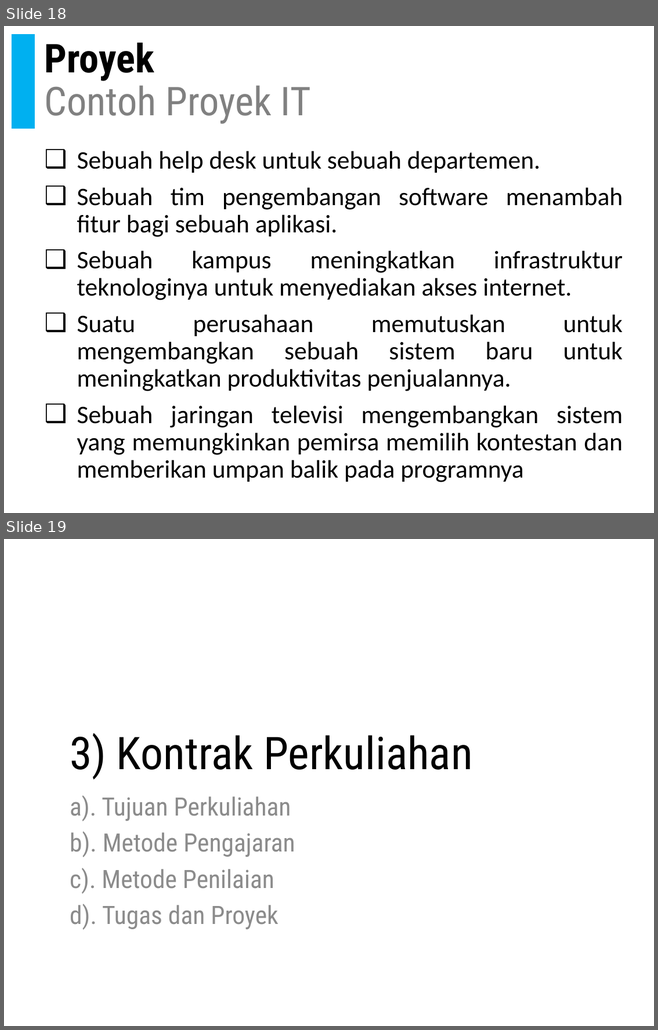
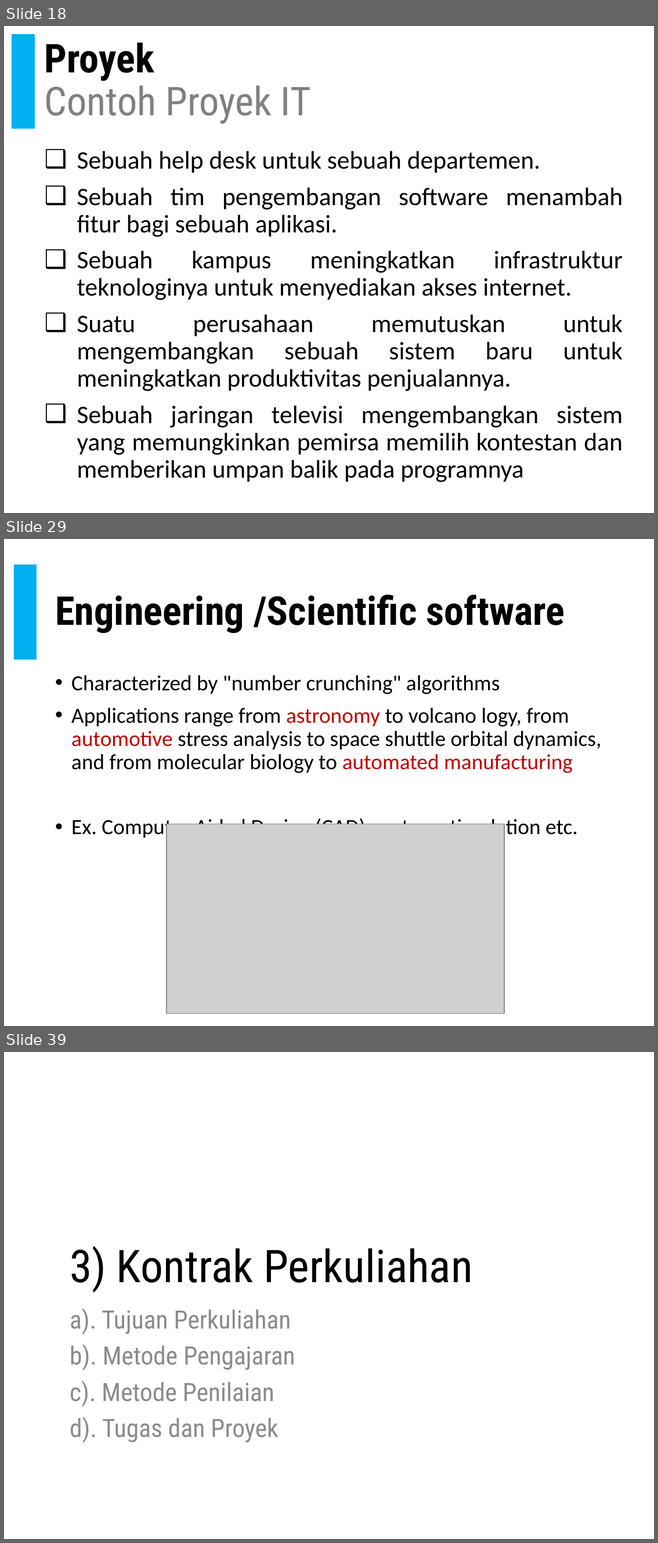
Before and after one commit to doniaft/Proyek-Perangkat-Lunak, a slide deck: 1. Bahan Ajar/01. PPL - Pendahuluan.pptx. Shown one above the other, each under a label of ours: slides 18 and 19 before the commit, slides 18, 29 and 39 after it; the slides between them are not shown. The pictures are 658x1030 and 658x1543 pixels, drawn with LibreOffice and Linux fonts; fonts in the diff are those of the drawing; grey boxes stand for pictures. Boxes give left, top, right and bottom in pixels: in the first picture for what was removed or moved away, otherwise in the second. Text is boxed around its words. In the diff, an @@ line names an element or a change of style, - is before the commit and + after.

```diff
--- a/1. Bahan Ajar/01. PPL - Pendahuluan.pptx
+++ b/1. Bahan Ajar/01. PPL - Pendahuluan.pptx
@@ slide 29 added at [4,539,654,1026], background #FFFFFF @@
@@ rectangle added at [14,565,36,659], fill #00B0F0, outline #00B0F0 1 pt @@
@@ title added at [55,595,565,634], 44 pt, text #000000, bold @@
+Engineering /Scientific software
@@ text added at [71,675,601,840], 24 pt, text #000000 @@
+• Characterized by "number crunching" algorithms
+• Applications range from astronomy to volcano logy, from automotive stress analysis to space shuttle orbital dynamics, and from molecular biology to automated manufacturing
+• Ex. Computer Aided Design (CAD), system stimulation etc.
@@ picture added at [166,824,504,1014] @@
@@ what was slide 19 is now slide 39 @@
```
Also in this commit, not shown: 3 slides changed, 21 other slides added, 2 other files.
